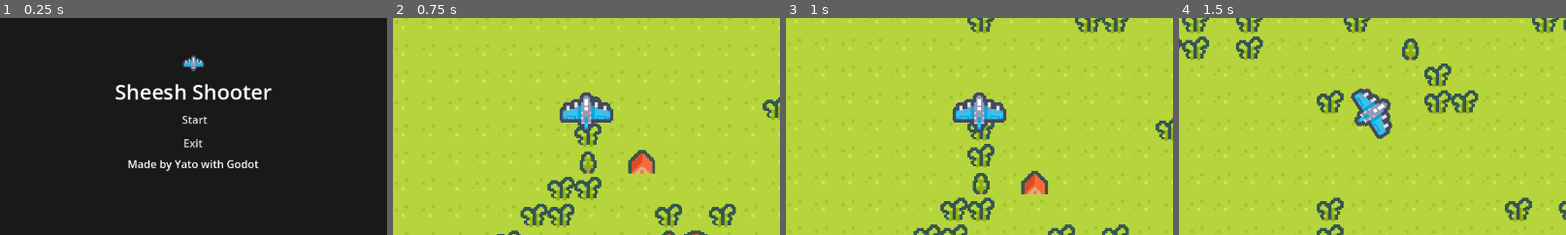
Above: before the commit, frames 1-4 (left to right).
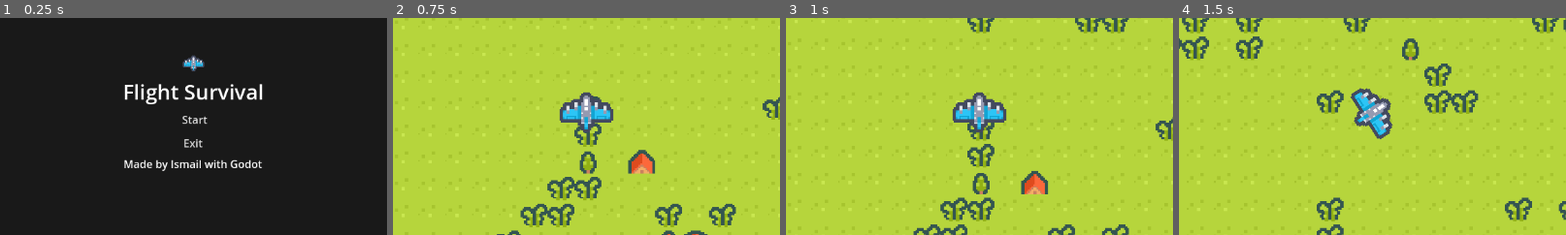
Above: after the commit, the same moments.

Repository: AlrIsmail/Godot_2D_Flight_Survival
Game: Godot game, scene res://Scenes/MainMenu.tscn
The game is run twice, just before and just after one commit, with the same random seed, the same clock (stepped at 60 frames per second) and the same inputs.
Inputs (mouse positions are % of the whole screen's width and height, from its top left):
- Up to frame 1 (0.25 s): no input
- Up to frame 2 (0.75 s): click "Start" at 0.5 s
- Up to frame 3 (1 s): no input
- Up to frame 4 (1.5 s): move the mouse to (72, 45) at 1.27 s; hold D (right) from 1.28 s (still down); tap Space (dash) at 1.35 s
The pictures show only the part of the screen within x 25-75%, y 28-78%; the shares and areas given below are measured in that part.

The runs differ from the first frame. In frame 1, 2.7% of the frame differs, in the area x 29-71%, y 30-71%; in frame 2, nothing differs; in frame 3, nothing differs; in frame 4, nothing differs.

Commit message:
Remove unused binary files and update main menu text and project configuration

Diff:
--- a/Scenes/MainMenu.tscn
+++ b/Scenes/MainMenu.tscn
@@ -34,7 +34,7 @@
 layout_mode = 2
 size_flags_horizontal = 3
 size_flags_vertical = 1
-text = "Sheesh Shooter"
+text = "Flight Survival"
 label_settings = SubResource("LabelSettings_16ltr")
 horizontal_alignment = 1
 vertical_alignment = 1
@@ -54,7 +54,7 @@
 layout_mode = 2
 size_flags_horizontal = 3
 size_flags_vertical = 1
-text = "Made by Yato with Godot"
+text = "Made by Ismail with Godot"
 horizontal_alignment = 1
 vertical_alignment = 1
 
--- a/project.godot
+++ b/project.godot
@@ -14,6 +14,10 @@
 run/main_scene="res://Scenes/MainMenu.tscn"
 config/features=PackedStringArray("4.3", "Mobile")
 config/icon="res://icon.svg"
+
+[editor]
+
+movie_writer/movie_file="/Users/alrismail/prototype/Assets/demo.avi"
 
 [global_group]
 
Not shown, changed: .DS_Store
Not shown, changed: Assets/.DS_Store
Not shown, added: Assets/Gameplay.gif
Not shown, removed: Prototype.console.exe
Not shown, changed: Prototype.dmg
Not shown, changed: Prototype.dmg.zip
Not shown, changed: Prototype.exe
Not shown, added: README.md
